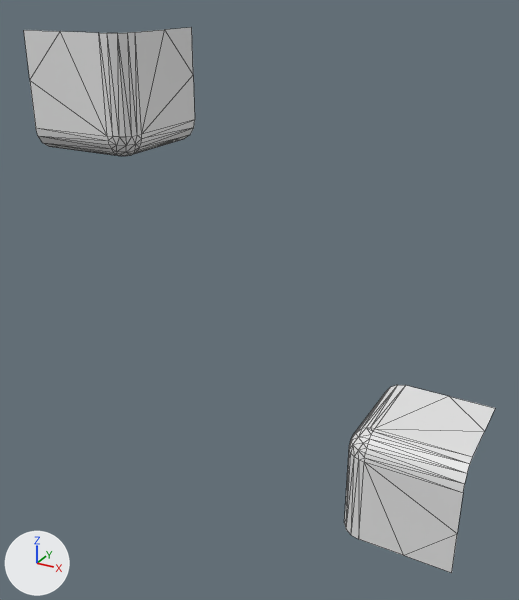
Before and after pictures for a commit that changed the OBJ model workshops/w6_polygonization/data/bmc/bmc_tiles/t_006.obj.
Before and after are seen from a 50 mm lens placed at (0.695, -0.909, 0.587), pointed at (0.063, 0.24, 0.012). Every picture has the same lights, and +X, +Y and +Z are marked at lower left. Mesh edges are drawn as thin lines. Where no turn or scale is listed for an object, it has been applied to the vertices.

The first picture shows 't_006'.
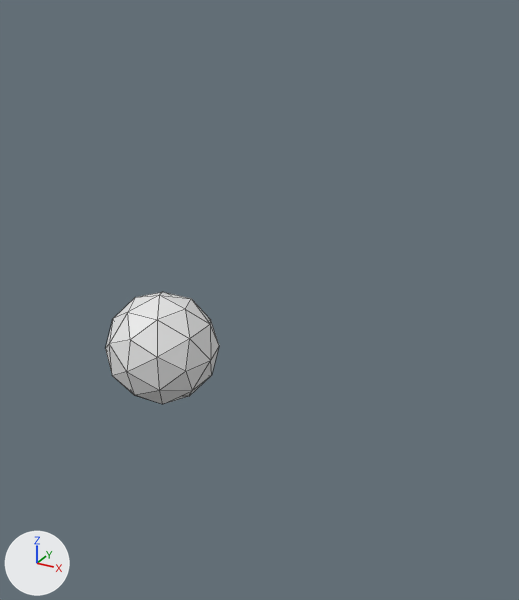
What differs and where, as boxes (x1, y1, x2, y2) in the pictures (519 x 600 px):
't_006', reshaped (76% narrower, 79% shorter)
    before: (24, 27, 495, 573)
    after: (106, 292, 219, 404)
part 1 of me_t_006, added
    after: (106, 292, 219, 404)
part 2 of me_t_006, deleted
    before: (344, 385, 495, 573)
part 3 of me_t_006, deleted
    before: (24, 27, 195, 156)

The change, as a diff of the scene's bpy script:
```diff
--- a/workshops/w6_polygonization/data/bmc/bmc_tiles/t_006.obj.py
+++ b/workshops/w6_polygonization/data/bmc/bmc_tiles/t_006.obj.py
@@ me_t_006 @@
 me_t_006.from_pydata(...)  # 104 vertices, 156 faces; spans x -0.5..0.5, y 0.25..0.5, z -0.5..0.5
 # used by ob_t_006; location = (0.0, 0.0, 0.0)
+# me_t_006 part 1: a new loose piece, an icosphere of 80 faces spanning x -0.1..0.1, y -0.1..0.1, z -0.1..0.1
+# me_t_006 part 2: the loose piece of 52 vertices spanning x 0.25..0.5, y 0.25..0.5, z -0.5..-0.25 is deleted
+# me_t_006 part 3: the loose piece of 52 vertices spanning x -0.5..-0.25, y 0.25..0.5, z 0.25..0.5 is deleted
```
